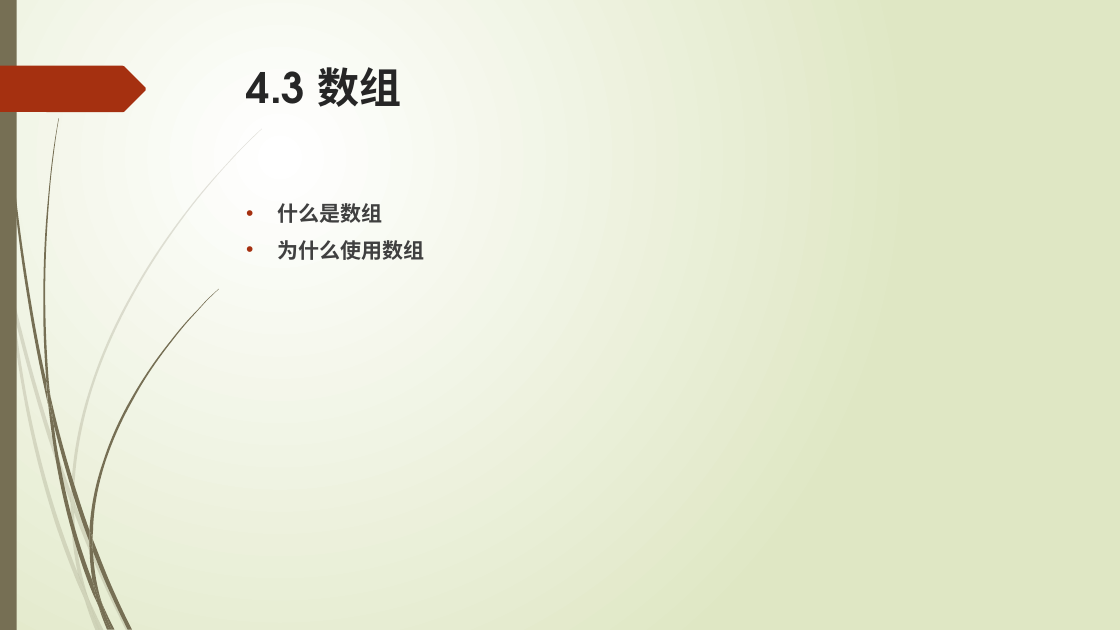
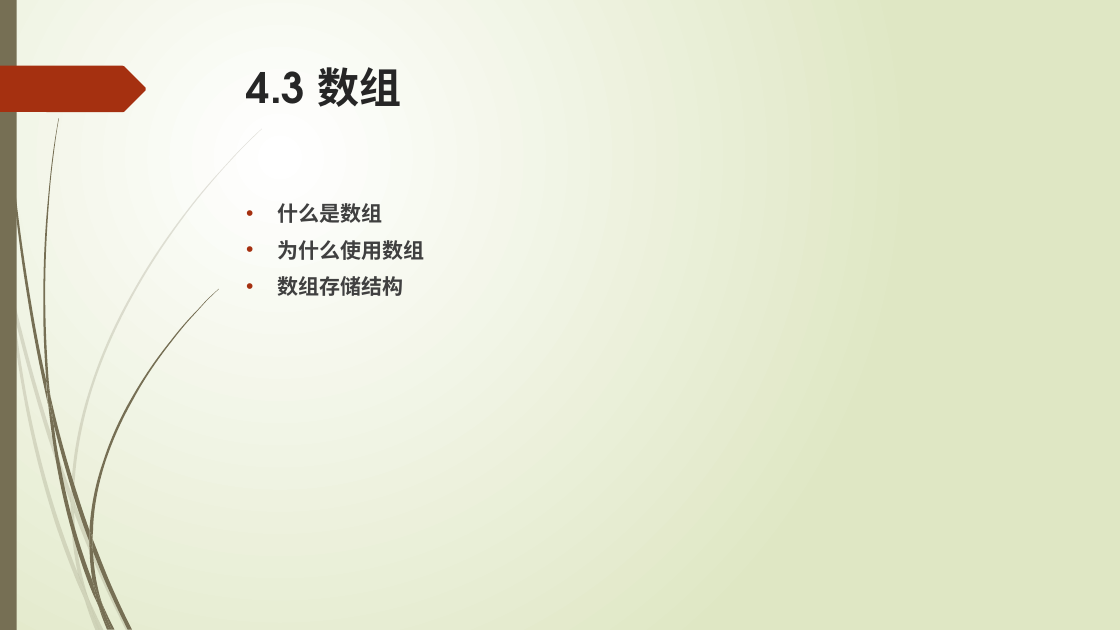
Before and after one commit to liuty2006/learn, a slide deck: slide 47 of learn_cpp/docs/C++语言培训.pptx. Drawn at 1120x630 pixels with LibreOffice and Linux fonts; fonts in the diff are those of the drawing. Boxes give left, top, right and bottom in pixels: in the first picture for what was removed or moved away, otherwise in the second. Text is boxed around its words. In the diff, an @@ line names an element or a change of style, - is before the commit and + after.

```diff
--- a/learn_cpp/docs/C++语言培训.pptx
+++ b/learn_cpp/docs/C++语言培训.pptx
@@ text at (278,276,404,296): paragraph added @@
+• 数组存储结构
```
Also in this commit, not shown: 3 other slides changed, 3 other files.
